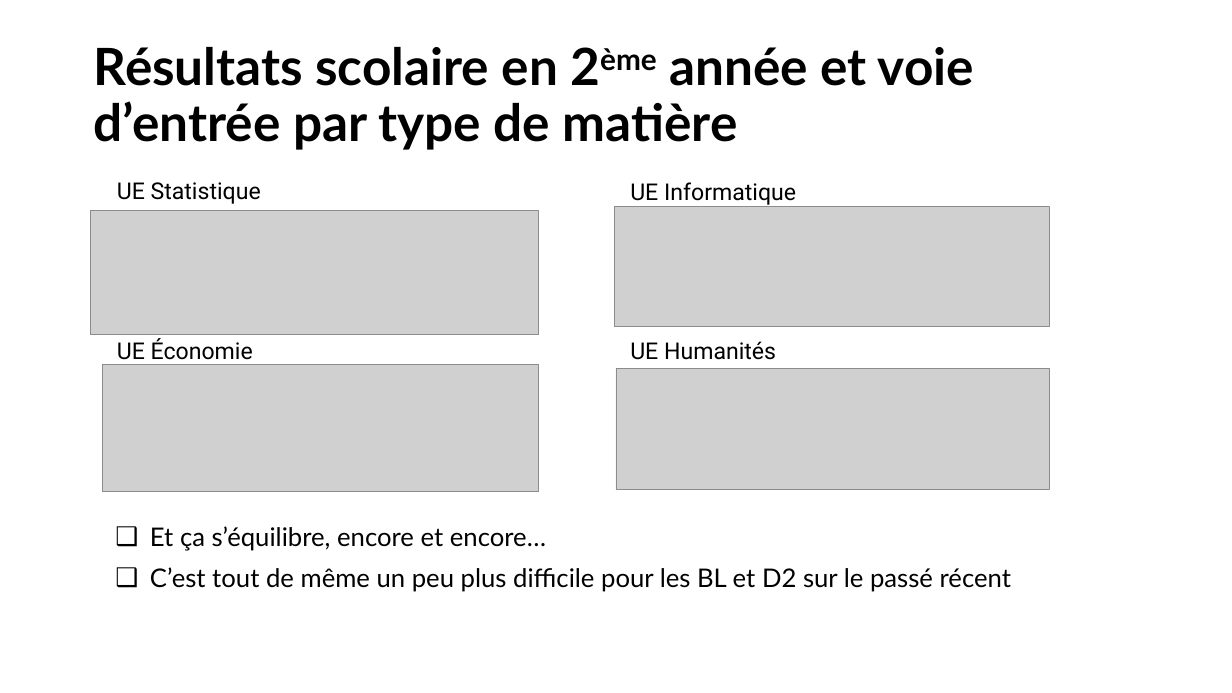
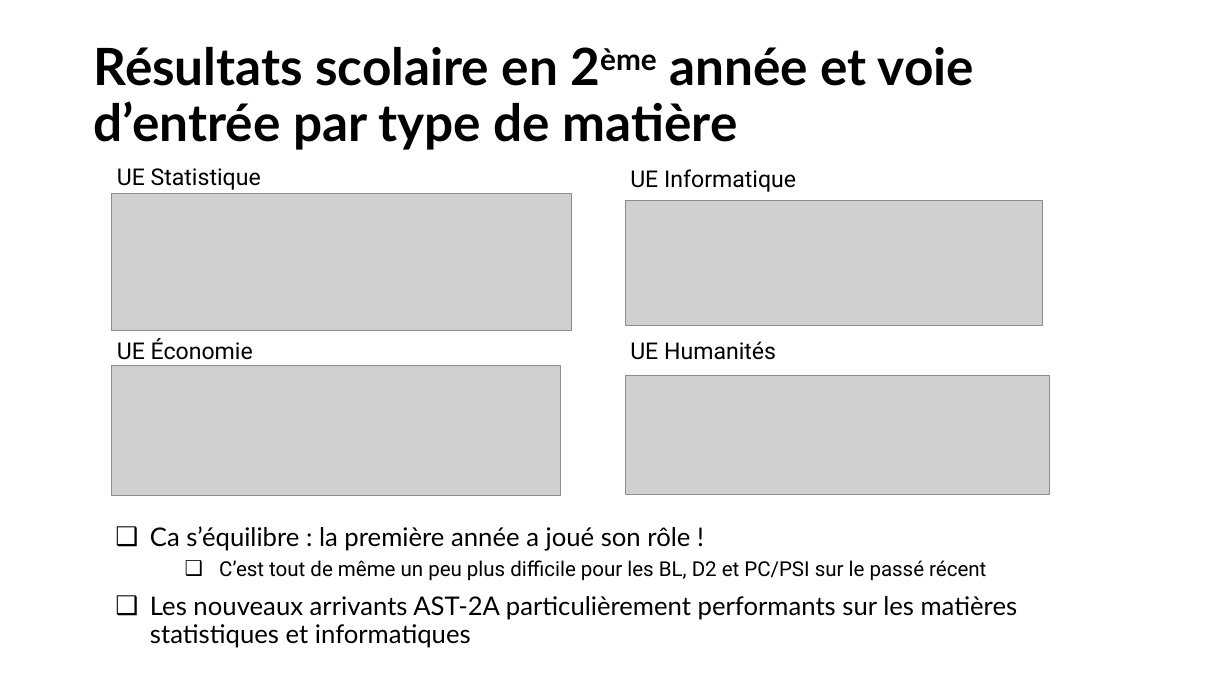
Before and after one commit to chlesieur/analyse_bdd_eleves_ensai, a slide deck: slide 12 of presentation/Presentation_trajectoires_etudiants_ENSAI.pptx (slide 9 before the commit). Drawn at 1232x693 pixels with LibreOffice and Linux fonts; fonts in the diff are those of the drawing; grey boxes stand for pictures; background and template pictures are left out. Boxes give left, top, right and bottom in pixels: in the first picture for what was removed or moved away, otherwise in the second. Text is boxed around its words. In the diff, an @@ line names an element or a change of style, - is before the commit and + after.

```diff
--- a/presentation/Presentation_trajectoires_etudiants_ENSAI.pptx
+++ b/presentation/Presentation_trajectoires_etudiants_ENSAI.pptx
@@ text "UE Statistique": place and size @@
-text "UE Statistique" at (117, 182, 261, 204)
+text "UE Statistique" at (117, 168, 261, 190)
@@ text "UE Informatique": place and size @@
-text "UE Informatique" at (630, 182, 796, 205)
+text "UE Informatique" at (630, 169, 796, 192)
@@ picture: place and size @@
-picture at (91, 211, 539, 335)
+picture at (111, 194, 571, 331)
@@ picture: place and size @@
-picture at (615, 206, 1050, 327)
+picture at (626, 200, 1043, 325)
@@ picture: place and size @@
-picture at (103, 365, 539, 492)
+picture at (111, 366, 560, 495)
@@ picture: place and size @@
-picture at (616, 369, 1050, 490)
+picture at (626, 375, 1050, 494)
@@ text at (150, 526, 1018, 648): text changed @@
-❑ Et ça s’équilibre, encore et encore…
-❑ C’est tout de même un peu plus difficile pour les BL et D2 sur le passé récent
+❑ Ca s’équilibre : la première année a joué son rôle !
+  ❑ C’est tout de même un peu plus difficile pour les BL, D2 et PC/PSI sur le passé récent
+❑ Les nouveaux arrivants AST-2A particulièrement performants sur les matières statistiques et informatiques
```
Also in this commit, not shown: 8 other slides changed, 6 slides added, 9 other files.
